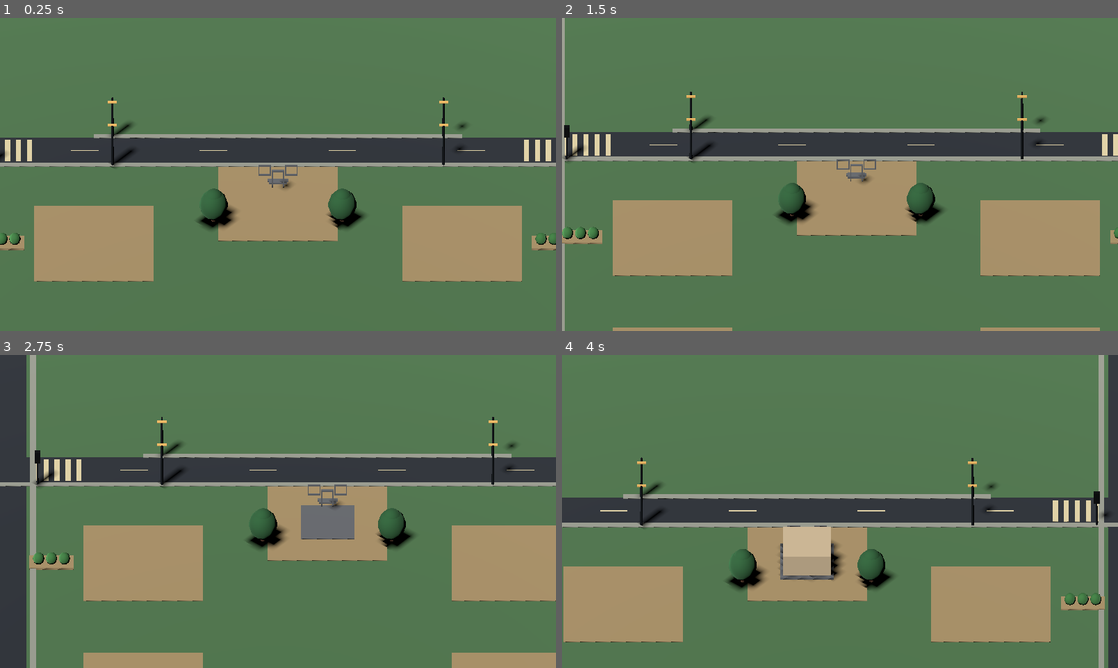
Above: before the commit, frames 1-4 (two rows, left to right).
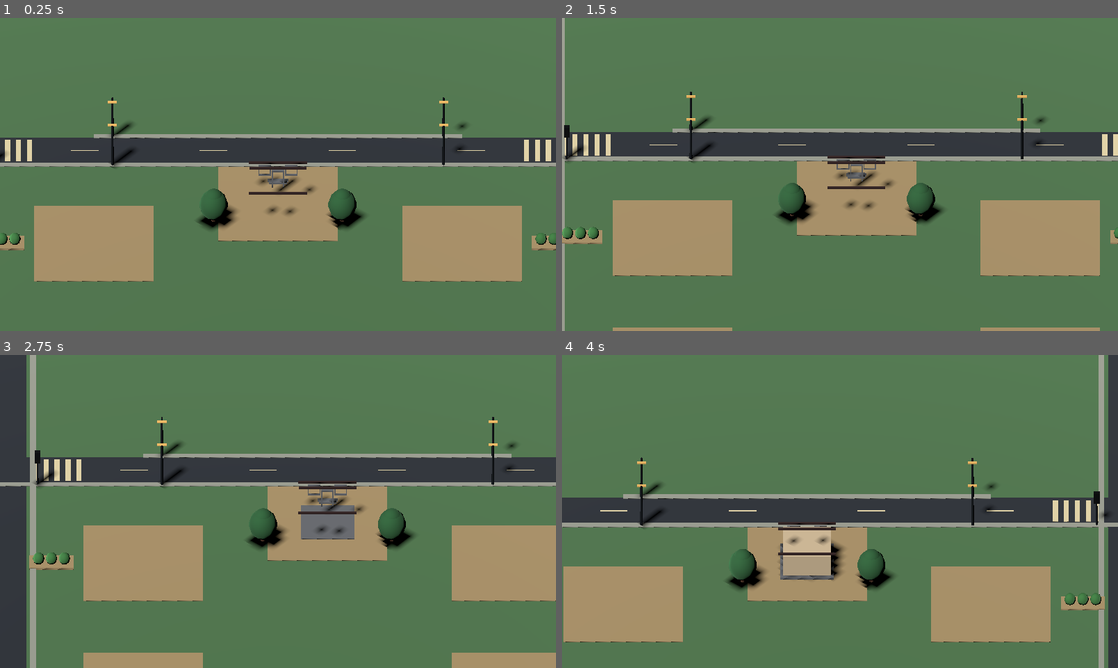
Above: after the commit, the same moments.

Repository: wellbi-creator/rayon-za-rubl
Game: Godot game, scene res://scenes/prototype_3d_district.tscn
Two runs of this game, one before a commit and one after it. Both use one fixed random seed, a clock stepped at 60 frames per second and the inputs below. This scene is started directly instead of the project's main scene.
Inputs (mouse positions are in pixels of both pictures, inside the frame that each line leads up to):
- Up to frame 1 (0.25 s): no input
- Up to frame 2 (1.5 s): tap Enter at 0.5 s; move the mouse to (962, 158) at 0.52 s; hold D 0.53-1.25 s; click (962, 158) at 0.67 s; tap Space at 1.25 s; drag from (728, 190) to (812, 237) at 1.27 s
- Up to frame 3 (2.75 s): tap Enter at 2 s; move the mouse to (333, 442) at 2.02 s; hold D from 2.03 s (still down)
- Up to frame 4 (4 s): release D at 2.75 s; drag from (812, 574) to (673, 464) at 2.77 s; move the mouse to (1006, 558) at 3.52 s; hold A from 3.53 s (still down)

The runs differ from the first frame. In frame 1, 0.5% of the frame differs, in the area x 44-57%, y 46-63%; in frame 2, 0.5%, in the area x 47-60%, y 44-62%; in frame 3, 0.4%; in frame 4, 0.4%.

Commit message:
Add ridge and fascia details to 3D house roof

Diff:
--- a/scenes/prototype_3d_district.tscn
+++ b/scenes/prototype_3d_district.tscn
@@ -104,6 +104,11 @@
 radial_segments = 12
 rings = 6
 
+
+[sub_resource type="StandardMaterial3D" id="RoofTrimMat"]
+albedo_color = Color(0.20, 0.12, 0.12, 1)
+roughness = 0.82
+
 [sub_resource type="StandardMaterial3D" id="ShrubMat"]
 albedo_color = Color(0.24, 0.48, 0.25, 1)
 roughness = 1.0
@@ -686,6 +691,25 @@
 mesh = SubResource("BoxMesh")
 surface_material_override/0 = SubResource("RoofMat")
 scale = Vector3(6.1, 0.28, 3.35)
+
+
+[node name="RoofRidgeCap" type="MeshInstance3D" parent="."]
+position = Vector3(0, 4.92, 5)
+mesh = SubResource("BoxMesh")
+surface_material_override/0 = SubResource("RoofTrimMat")
+scale = Vector3(6.25, 0.2, 0.24)
+
+[node name="RoofFrontFascia" type="MeshInstance3D" parent="."]
+position = Vector3(0, 3.55, 2.36)
+mesh = SubResource("BoxMesh")
+surface_material_override/0 = SubResource("RoofTrimMat")
+scale = Vector3(6.3, 0.2, 0.22)
+
+[node name="RoofBackFascia" type="MeshInstance3D" parent="."]
+position = Vector3(0, 3.55, 7.64)
+mesh = SubResource("BoxMesh")
+surface_material_override/0 = SubResource("RoofTrimMat")
+scale = Vector3(6.3, 0.2, 0.22)
 
 [node name="TreeTrunkA" type="MeshInstance3D" parent="."]
 position = Vector3(-7, 0.95, 8)
